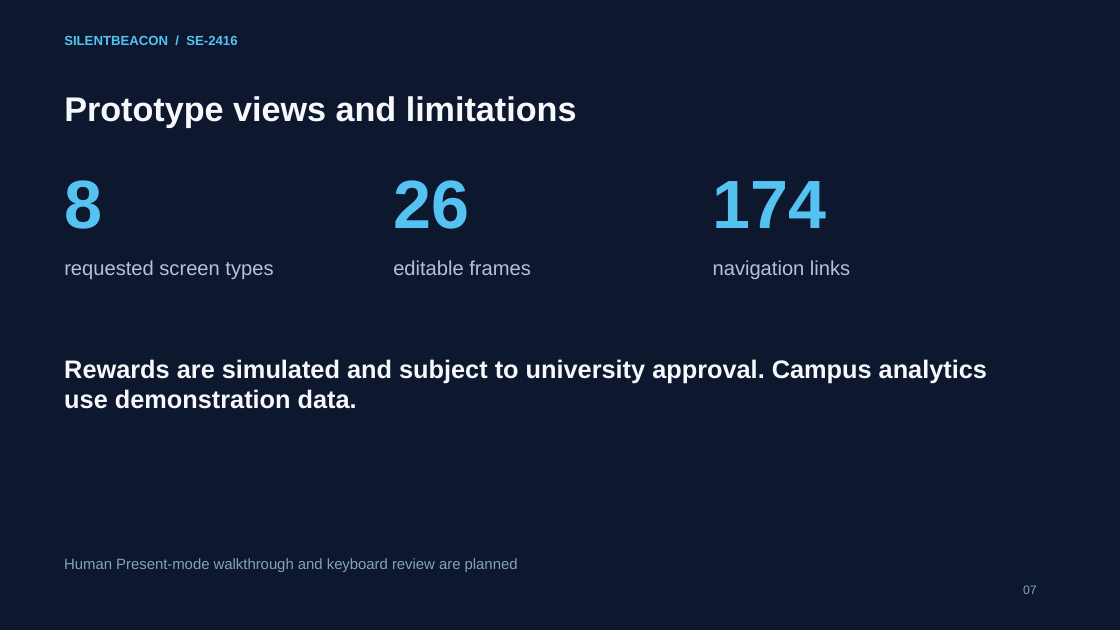
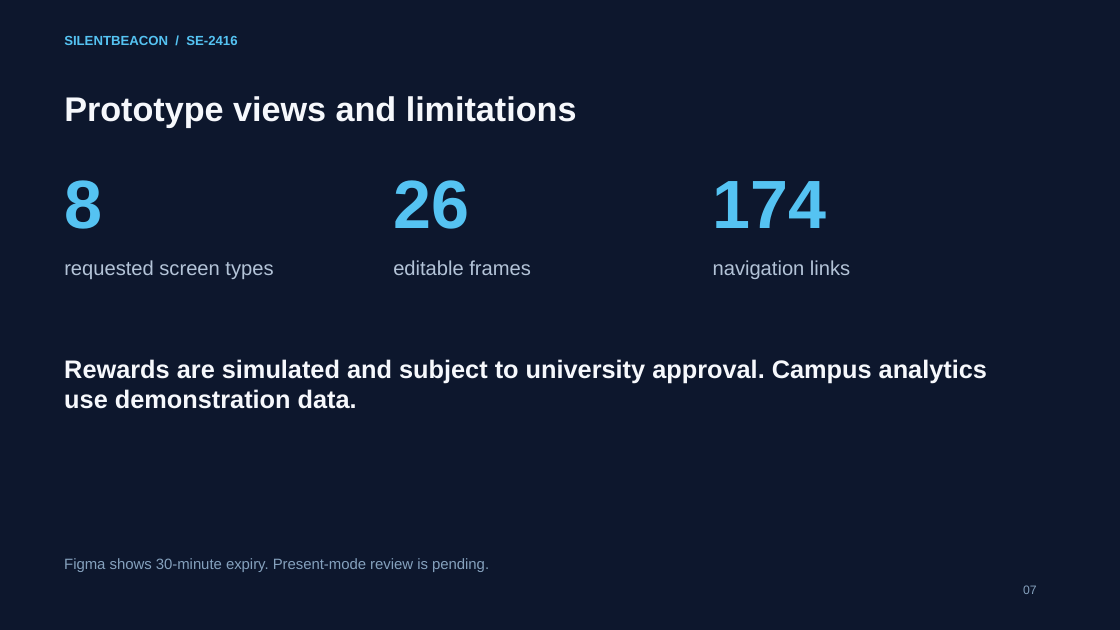
Before and after one commit to nalrematvonessahk/silentbeacon-agile-project, a slide deck: slide 7 of SilentBeacon_Defense_Ready_Draft.pptx. Drawn at 1120x630 pixels with LibreOffice and Linux fonts; fonts in the diff are those of the drawing. Boxes give left, top, right and bottom in pixels: in the first picture for what was removed or moved away, otherwise in the second. Text is boxed around its words. In the diff, an @@ line names an element or a change of style, - is before the commit and + after.

```diff
--- a/SilentBeacon_Defense_Ready_Draft.pptx
+++ b/SilentBeacon_Defense_Ready_Draft.pptx
@@ text at bbox=[64, 558, 489, 572]: text changed @@
-Human Present-mode walkthrough and keyboard review are planned
+Figma shows 30-minute expiry. Present-mode review is pending.
```
Also in this commit, not shown: 4 other slides changed, 25 other files.
